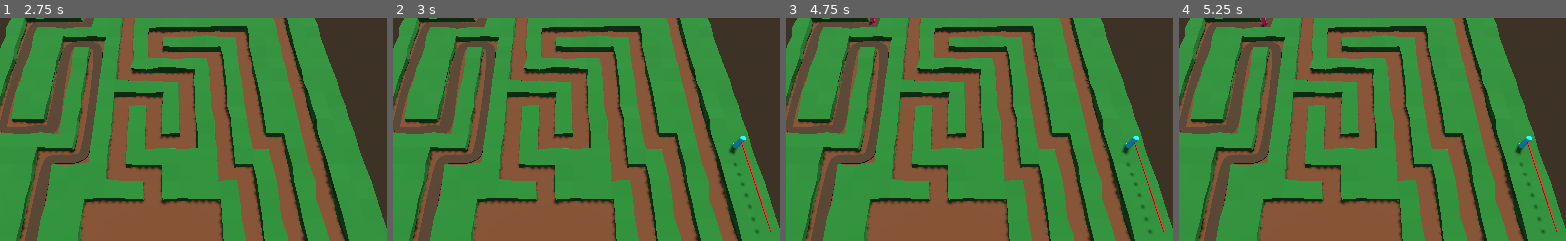
Above: before the commit, frames 1-4 (left to right).
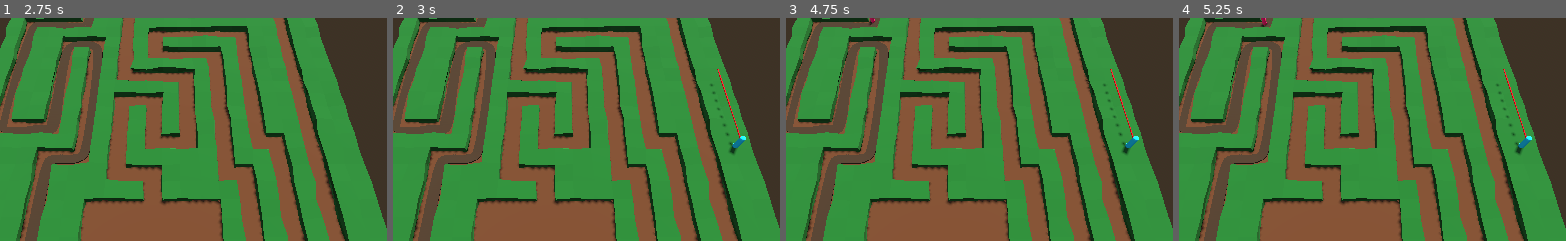
Above: after the commit, the same moments.

Repository: DrOtter3000/sentinel
Game: Godot game, scene res://level.tscn
The game is run twice, just before and just after one commit, with the same random seed, the same clock (stepped at 60 frames per second) and the same inputs.
Inputs (mouse positions are % of the whole screen's width and height, from its top left):
- Up to frame 1 (2.75 s): click "Recruit Villager" at 0.5 s; click "Recruit Villager" at 1.25 s; click "Recruit Villager" at 2 s
- Up to frame 2 (3 s): move the mouse to (74, 45) at 2.77 s; click (74, 45) at 2.85 s
- Up to frame 3 (4.75 s): tap Enter at 3.5 s; move the mouse to (31, 55) at 3.52 s; right-click (31, 55) at 3.6 s; tap Space at 4.25 s; move the mouse to (62, 27) at 4.27 s; click (62, 27) at 4.35 s
- Up to frame 4 (5.25 s): tap Enter at 5 s; move the mouse to (46, 70) at 5.02 s; right-click (46, 70) at 5.1 s
The pictures show only the part of the screen within x 30-80%, y 16-66%; the shares and areas given below are measured in that part.

Frame 1 is identical in both runs. In frame 2, 0.4% of the frame differs, in the area x 81-98%, y 22-97%; in frame 3, 0.4%; in frame 4, 0.4%.

Commit message:
make sentinel find target

Diff:
--- a/player.gd
+++ b/player.gd
@@ -19,7 +19,6 @@
 
 		if sentinel_ready_to_build:
 			view_message("Add Villager")
-
 
 		if Input.is_action_just_pressed("RMB"):
 			sentinel_ready_to_build = false
--- a/sentinel.gd
+++ b/sentinel.gd
@@ -5,6 +5,9 @@
 
 
 @export var fire_rate := 6.0
+
+var enemies_in_range := []
+var target = null
 
 
 func _ready() -> void:
@@ -14,7 +17,10 @@
 
 func _process(delta: float) -> void:
 	compensating_godot_bug_66468()
-
+	if target == null:
+		target = detect_target()
+	else:
+		look_at(target.global_position)
 
 func _on_timer_timeout() -> void:
 	timer.start()
@@ -22,13 +28,27 @@
 
 func _on_attack_area_body_entered(body: Node3D) -> void:
 	if body.name == "EnemyBody":
-		print("OpenFire")
+		enemies_in_range.append(body.get_parent())
 
 
 func _on_attack_area_body_exited(body: Node3D) -> void:
 	if body.name == "EnemyBody":
-		print("CeaseFire")
+		enemies_in_range.erase(body.get_parent())
+		detect_target()
 
 
 func compensating_godot_bug_66468() -> void:
 	attack_area.set_collision_layer_value(32, not attack_area.get_collision_layer_value(32))
+
+
+func detect_target():
+	if enemies_in_range.size() == 0:
+		target = null
+	var min_distance = 1000
+	var nearest_enemy
+	for enemy in enemies_in_range:
+		var distance_to_sentinel = position.distance_to(enemy.position)
+		if distance_to_sentinel < min_distance:
+			min_distance = distance_to_sentinel
+			nearest_enemy = enemy
+	return nearest_enemy
--- a/sentinel.tscn
+++ b/sentinel.tscn
@@ -33,7 +33,7 @@
 mesh = SubResource("CapsuleMesh_ags33")
 
 [node name="MeshInstance3D" type="MeshInstance3D" parent="MeshInstance3D"]
-transform = Transform3D(1, 0, 0, 0, 1, 0, 0, 0, 1, 0, 0.428429, 4.93803)
+transform = Transform3D(1, 0, 0, 0, 1, 0, 0, 0, 1, 0, 0.428429, -5.26229)
 mesh = SubResource("BoxMesh_irqp6")
 
 [node name="StaticBody3D" type="StaticBody3D" parent="."]
